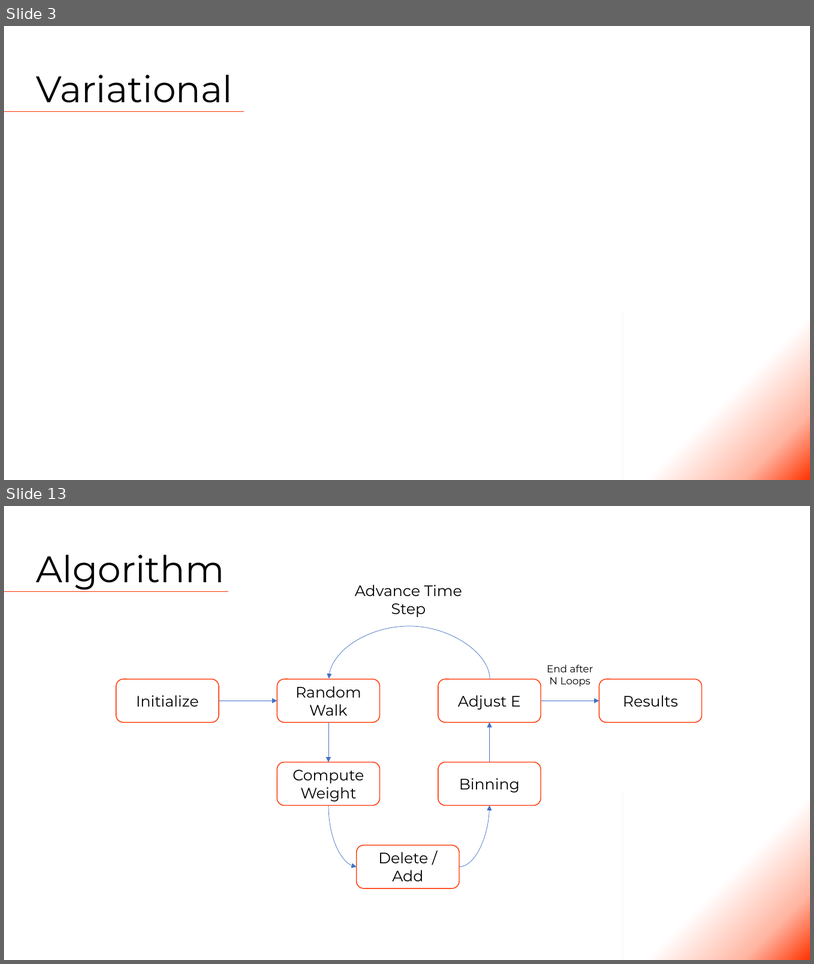
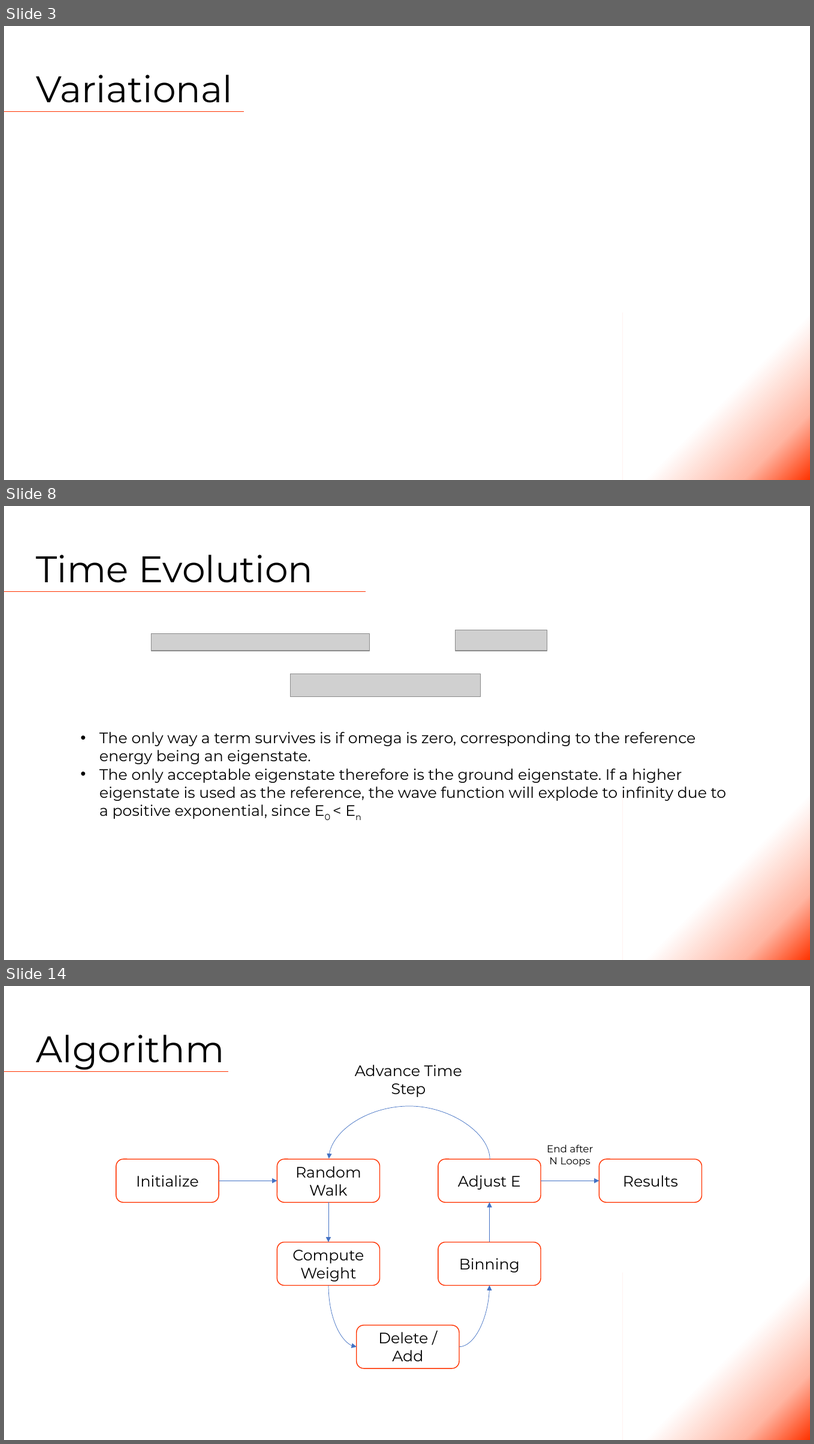
Before and after one commit to Tsintsuntsini/PHYS_581, a slide deck: Presentation1/Quantum Monte Carlo.pptm. Shown one above the other, each under a label of ours: slides 3 and 13 before the commit, slides 3, 8 and 14 after it; the slides between them are not shown. The pictures are 814x964 and 814x1444 pixels, drawn with LibreOffice and Linux fonts; fonts in the diff are those of the drawing; grey boxes stand for pictures. Boxes give left, top, right and bottom in pixels: in the first picture for what was removed or moved away, otherwise in the second. Text is boxed around its words. In the diff, an @@ line names an element or a change of style, - is before the commit and + after.

```diff
--- a/Presentation1/Quantum Monte Carlo.pptm
+++ b/Presentation1/Quantum Monte Carlo.pptm
@@ slide 8 added at (4, 506, 810, 960), background #FFFFFF @@
@@ title added at (36, 555, 314, 583), 44 pt, text #000000 @@
+Time Evolution
@@ line added from (4, 592) to (366, 592), #FF3300 0.5 pt @@
@@ picture added at (456, 630, 547, 651) @@
@@ picture added at (151, 634, 369, 651) @@
@@ picture added at (291, 674, 481, 697) @@
@@ text added at (99, 732, 727, 819), 18 pt, text #000000 @@
+• The only way a term survives is if omega is zero, corresponding to the reference energy being an eigenstate.
+• The only acceptable eigenstate therefore is the ground eigenstate. If a higher eigenstate is used as the reference, the wave function will explode to infinity due to a positive exponential, since E0 < En
@@ rectangle added at (623, 793, 810, 960), fill gradient #FF3300 to #FFB6A3 to #FFFFFF @@
@@ what was slide 13 is now slide 14 @@
```
Also in this commit, not shown: 2 slides changed, 7 other slides added, 7 slides removed, 7 other files.
